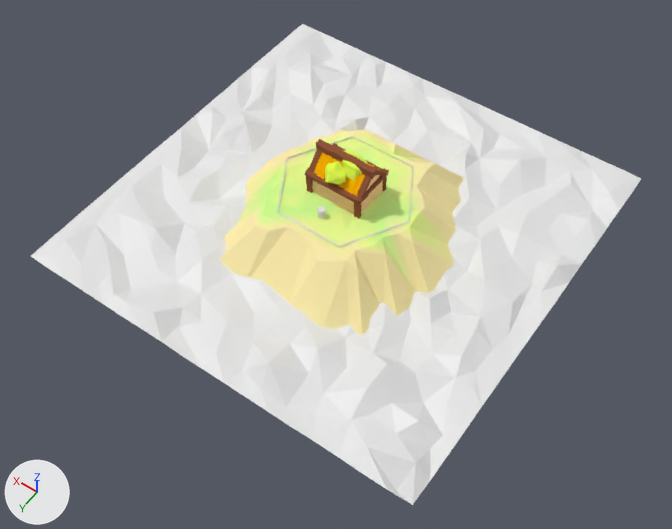
The Blender file examples/blender-saves/example.blend as it was, and as the next commit left it.
One viewpoint serves both versions: a camera (50 mm lens) standing at (-48.4, 70.2, 93.4) and looking at (-3.6, 7.5, -5.2). Every picture has the same lights, and +X, +Y and +Z are marked at lower left.

Script lines for the objects in view, before the commit:
```python
me_cube_013 = bpy.data.meshes.new('Cube.013')
me_cube_013.from_pydata(...)  # 1440 vertices, 1941 faces; spans x -8.5..0.81, y -2.49..5.49, z -0.56..6.61
me_cube_013.materials.append(mat_high_basic)
me_cylinder = bpy.data.meshes.new('Cylinder')
me_cylinder.from_pydata(...)  # a 16-sided cylinder along z spanning x -0.5..0.5, y -0.5..0.5, z -1.0..1.0
me_grid = bpy.data.meshes.new('Grid')
me_grid.from_pydata(...)  # 116 vertices, 187 faces; spans x -17.3..16.2, y -16.6..17.4, z -5.9..1.0
me_grid.materials.append(mat_high_basic)
me_plane_001 = bpy.data.meshes.new('Plane.001')
me_plane_001.from_pydata(...)  # 343 vertices, 614 faces; spans x -30.6..30.5, y -30.6..30.6, z -1.8..2.1
me_tree = bpy.data.meshes.new('tree')
me_tree.from_pydata(...)  # 114 vertices, 212 faces; spans x -3.1..2.47, y -2.76..3.85, z -0.53..7.29
me_tree.materials.append(mat_high_basic)
ob_field_100 = bpy.data.objects.new('Field 100', me_grid)
ob_field_100.location = (0.0, 0.0, 0.0)
ob_house_100 = bpy.data.objects.new('House 100', me_cube_013)
ob_house_100.location = (3.9, 3.0, 2.0)
ob_house_100.rotation_euler = (1.545, 0.0, 0.0)  # degrees (89, 0, 0)
ob_house_100.scale = (1.0, 0.976, 1.0)
ob_reference = bpy.data.objects.new('Reference', me_cylinder)
ob_reference.location = (0.0, 5.7, 1.0)
ob_sand_1000 = bpy.data.objects.new('Sand 1000', me_plane_001)
ob_sand_1000.location = (0.0, 0.0, -4.7)
ob_tree_1000 = bpy.data.objects.new('Tree 1000', me_tree)
ob_tree_1000.location = (0.0, 0.0, 0.0)
```
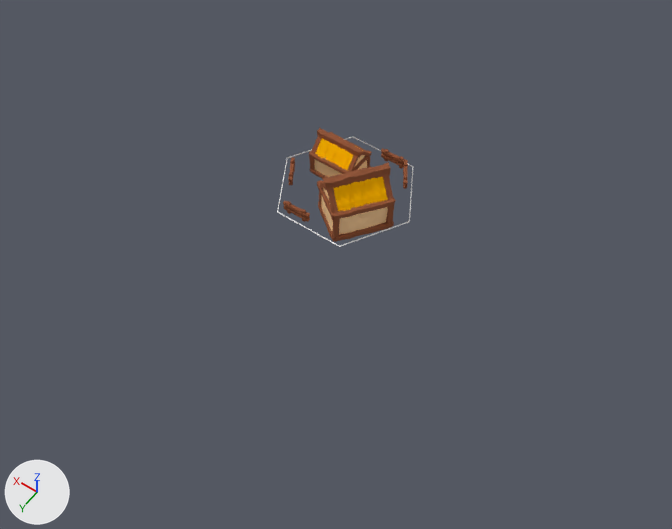
Commit message: Reworked tree and house

Boxes [x1, y1, x2, y2] around the edits, measured in the pictures (672 x 529 px):
'Sand 1000', hidden
    before: [31, 24, 641, 505]
'Field 100', hidden
    before: [220, 130, 464, 335]
'House 100', reshaped, moved, rescaled (47% wider, 42% taller)
    before: [304, 139, 389, 219]
    after: [283, 128, 408, 242]
'Tree 1000', deleted
    before: [325, 150, 367, 184]
'Reference', hidden
    before: [318, 206, 325, 219]
part 1 of me_cube_013, deleted (brown)
    before: [308, 139, 389, 219]
part 2 of me_cube_013, built on
    before: [304, 143, 383, 213]
    after: [283, 128, 408, 242]

The change, as a diff of the scene's bpy script:
```diff
--- a/examples/blender-saves/example.blend.py
+++ b/examples/blender-saves/example.blend.py
@@ mat_high_basic_014 @@
+mat_high_basic_014 = bpy.data.materials.new('High basic.014')
+# nodes: BsdfPrincipled, OutputMaterial, VertexColor
@@ mat_high_basic_009 @@
+mat_high_basic_009 = bpy.data.materials.new('High basic.009')
+# nodes: BsdfPrincipled, OutputMaterial, VertexColor
@@ mat_high_basic_023 @@
+mat_high_basic_023 = bpy.data.materials.new('High basic.023')
+# nodes: BsdfPrincipled, OutputMaterial, VertexColor
@@ mat_high_basic_007 @@
+mat_high_basic_007 = bpy.data.materials.new('High basic.007')
+# nodes: BsdfPrincipled, OutputMaterial, VertexColor
@@ mat_high_basic_012 @@
+mat_high_basic_012 = bpy.data.materials.new('High basic.012')
+# nodes: BsdfPrincipled, OutputMaterial, VertexColor
@@ mat_high_basic_011 @@
+mat_high_basic_011 = bpy.data.materials.new('High basic.011')
+# nodes: BsdfPrincipled, OutputMaterial, VertexColor
@@ mat_high_basic_013 @@
+mat_high_basic_013 = bpy.data.materials.new('High basic.013')
+# nodes: BsdfPrincipled, OutputMaterial, VertexColor
@@ mat_high_basic_022 @@
+mat_high_basic_022 = bpy.data.materials.new('High basic.022')
+# nodes: BsdfPrincipled, OutputMaterial, VertexColor
@@ mat_high_basic_019 @@
+mat_high_basic_019 = bpy.data.materials.new('High basic.019')
+# nodes: BsdfPrincipled, OutputMaterial, VertexColor
@@ mat_high_basic_021 @@
+mat_high_basic_021 = bpy.data.materials.new('High basic.021')
+# nodes: BsdfPrincipled, OutputMaterial, VertexColor
@@ mat_high_basic_010 @@
+mat_high_basic_010 = bpy.data.materials.new('High basic.010')
+# nodes: BsdfPrincipled, OutputMaterial, VertexColor
@@ mat_high_basic_018 @@
+mat_high_basic_018 = bpy.data.materials.new('High basic.018')
+# nodes: BsdfPrincipled, OutputMaterial, VertexColor
@@ mat_high_basic_016 @@
+mat_high_basic_016 = bpy.data.materials.new('High basic.016')
+# nodes: BsdfPrincipled, OutputMaterial, VertexColor
@@ mat_high_basic_020 @@
+mat_high_basic_020 = bpy.data.materials.new('High basic.020')
+# nodes: BsdfPrincipled, OutputMaterial, VertexColor
@@ mat_high_basic_017 @@
+mat_high_basic_017 = bpy.data.materials.new('High basic.017')
+# nodes: BsdfPrincipled, OutputMaterial, VertexColor
@@ mat_high_basic_015 @@
+mat_high_basic_015 = bpy.data.materials.new('High basic.015')
+# nodes: BsdfPrincipled, OutputMaterial, VertexColor
@@ mat_high_basic_008 @@
+mat_high_basic_008 = bpy.data.materials.new('High basic.008')
+# nodes: BsdfPrincipled, OutputMaterial, VertexColor
@@ me_cube_013 @@
 # used by ob_house_100; location = (3.9, 3.0, 2.0); rotation_euler = (1.545, 0.0, 0.0), in degrees (89, 0, 0); scale = (1.0, 0.976, 1.0)
-me_cube_013.from_pydata(...)  # 1440 vertices, 1941 faces; spans x -8.5..0.81, y -2.49..5.49, z -0.56..6.61
+me_cube_013.from_pydata(...)  # 3698 vertices, 4520 faces; spans x -11.65..5.76, y -3.18..5.8, z -10.99..5.37
+# me_cube_013 part 1: 24 loose pieces with 929 vertices, spanning x -8.5..0.81, y -2.48..5.49, z -0.4..6.61, are deleted
+# me_cube_013 part 2: 511 vertices removed from x -8.38..0.65, y -2.49..4.77, z -0.56..6.5; 3698 vertices added at x -11.65..5.76, y -3.18..5.8, z -10.99..5.37
 me_cube_013.materials.append(mat_high_basic)
+me_cube_013.materials.append(mat_high_basic_007)
+me_cube_013.materials.append(mat_high_basic_009)
+me_cube_013.materials.append(mat_high_basic_008)
+me_cube_013.materials.append(mat_high_basic_010)
+me_cube_013.materials.append(mat_high_basic_011)
+me_cube_013.materials.append(mat_high_basic_012)
+me_cube_013.materials.append(mat_high_basic_013)
+me_cube_013.materials.append(mat_high_basic_014)
+me_cube_013.materials.append(mat_high_basic_015)
+me_cube_013.materials.append(mat_high_basic_016)
+me_cube_013.materials.append(mat_high_basic_017)
+me_cube_013.materials.append(mat_high_basic_018)
+me_cube_013.materials.append(mat_high_basic_019)
+me_cube_013.materials.append(mat_high_basic_020)
+me_cube_013.materials.append(mat_high_basic_021)
+me_cube_013.materials.append(mat_high_basic_022)
+me_cube_013.materials.append(mat_high_basic_023)
@@ ob_tree_1000 @@
-ob_tree_1000 = bpy.data.objects.new('Tree 1000', me_tree)
@@ ob_reference @@
 ob_reference.location = (0.0, 5.7, 1.0)
+ob_reference.hide_set(True)
@@ ob_house_100 @@
 ob_house_100 = bpy.data.objects.new('House 100', me_cube_013)
-ob_house_100.location = (3.9, 3.0, 2.0)
+ob_house_100.location = (3.0, -2.6, 3.4)
 ob_house_100.rotation_euler = (1.545, 0.0, 0.0)  # degrees (89, 0, 0)
-ob_house_100.scale = (1.0, 0.976, 1.0)
@@ ob_field_100 @@
 ob_field_100.location = (0.0, 0.0, 0.0)
+ob_field_100.hide_set(True)
@@ ob_sand_1000 @@
 ob_sand_1000.location = (0.0, 0.0, -4.7)
+ob_sand_1000.hide_set(True)
```
